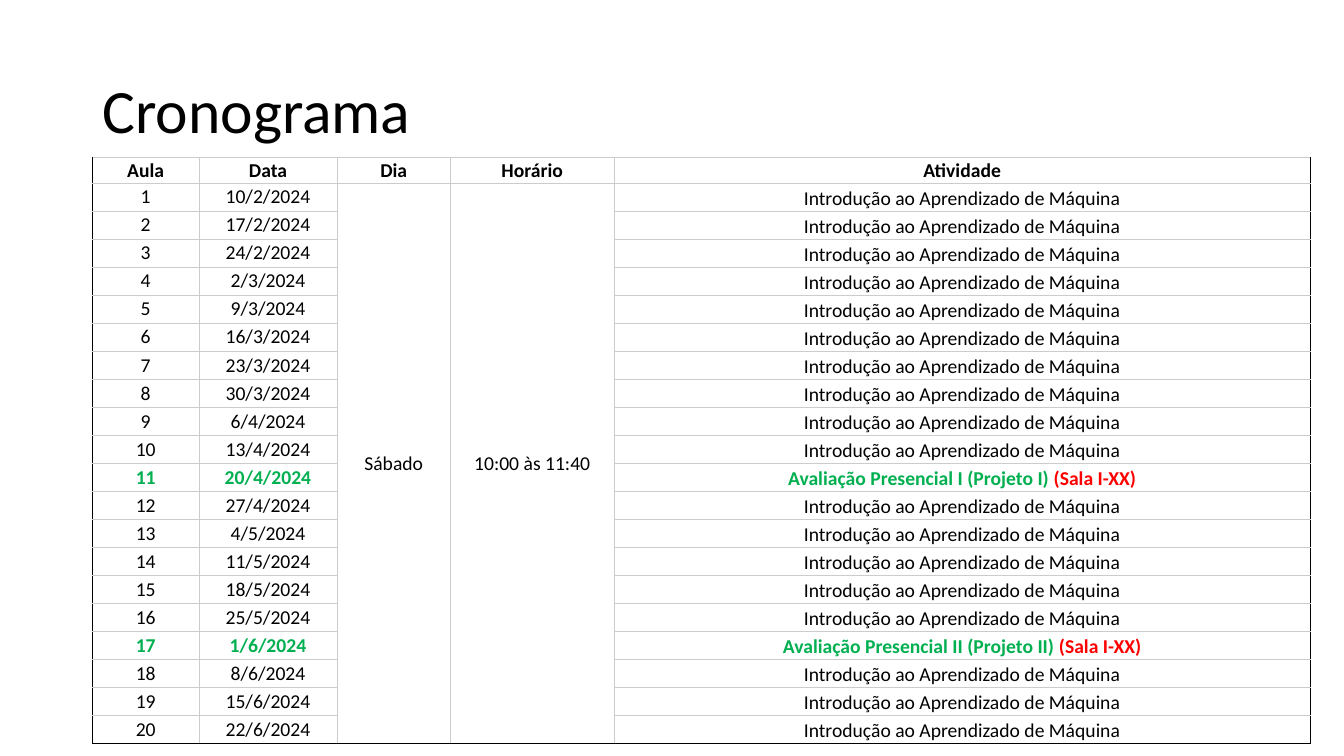
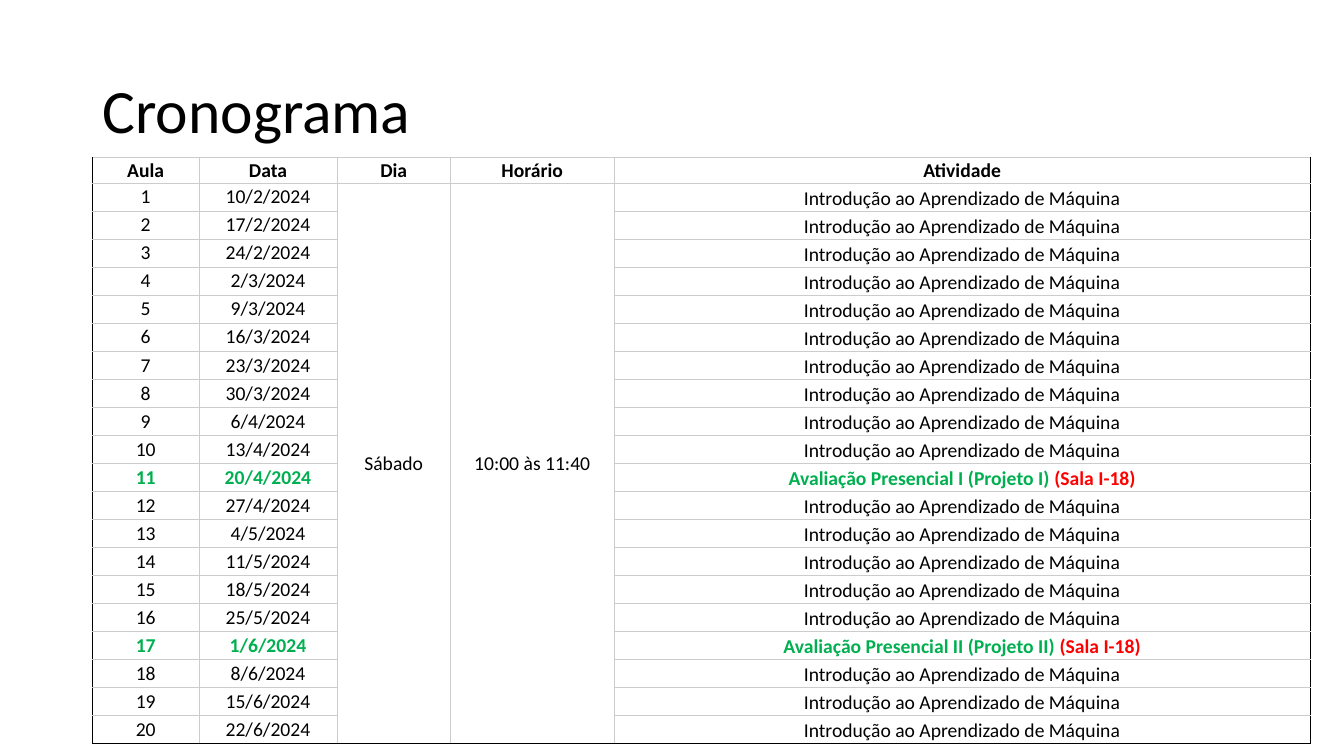
Before and after one commit to zz4fap/t320_aprendizado_de_maquina, a slide deck: slide 5 of slides/T320_Classificação (Parte I).pptx. Drawn at 1344x756 pixels with LibreOffice and Linux fonts; fonts in the diff are those of the drawing. Boxes give left, top, right and bottom in pixels: in the first picture for what was removed or moved away, otherwise in the second. Text is boxed around its words. In the diff, an @@ line names an element or a change of style, - is before the commit and + after.

Commit message:
update of slides

```diff
--- a/slides/T320_Classificação (Parte I).pptx
+++ b/slides/T320_Classificação (Parte I).pptx
@@ table at [93,157,1311,745] @@
-row 12, column 5: Avaliação Presencial I (Projeto I) (Sala I-XX)
+row 12, column 5: Avaliação Presencial I (Projeto I) (Sala I-18)
-row 18, column 5: Avaliação Presencial II (Projeto II) (Sala I-XX)
+row 18, column 5: Avaliação Presencial II (Projeto II) (Sala I-18)
```
Also in this commit, not shown: 1 other file.
